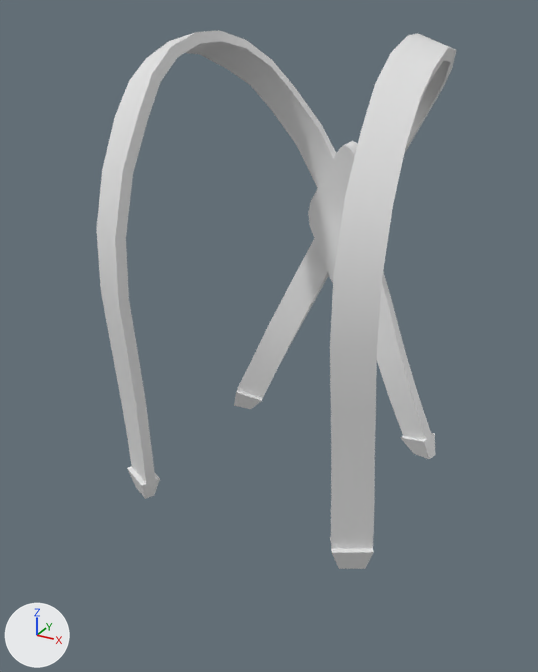
An edit to the Blender file Attires/Attires_Accessories/Attires_Accessories_Pants/Attire_Accessory_Pants_SuspendersXThin/Attire_Accessory_Pants_SuspendersXThin.blend, drawn before and after from the same camera.
Both versions are drawn from a camera (50 mm lens) standing at (0.303, -0.595, 1.536) and looking at (-0.017, -0.014, 1.245). The lights are fixed; the arrows at lower left show +X, +Y and +Z. The picture after the commit comes second.

The scene before the commit, as lines of its bpy script (objects in view):
```python
me_attire_accessory_pants_suspendersxthin = bpy.data.meshes.new('Attire_Accessory_Pants_SuspendersXThin')
me_attire_accessory_pants_suspendersxthin.from_pydata(...)  # 132 vertices, 128 faces; spans x 0.0..0.134, y -0.132..0.138, z 1.084..1.517
me_attire_accessory_pants_suspendersxthin.polygons.foreach_set('use_smooth', [True] * 128)
ob_attire_accessory_pants_suspendersxthin = bpy.data.objects.new('Attire_Accessory_Pants_SuspendersXThin', me_attire_accessory_pants_suspendersxthin)
ob_attire_accessory_pants_suspendersxthin.location = (0.0, 0.0, 0.0)
_m = ob_attire_accessory_pants_suspendersxthin.modifiers.new('Mirror', 'MIRROR')
_m.use_clip = True
```
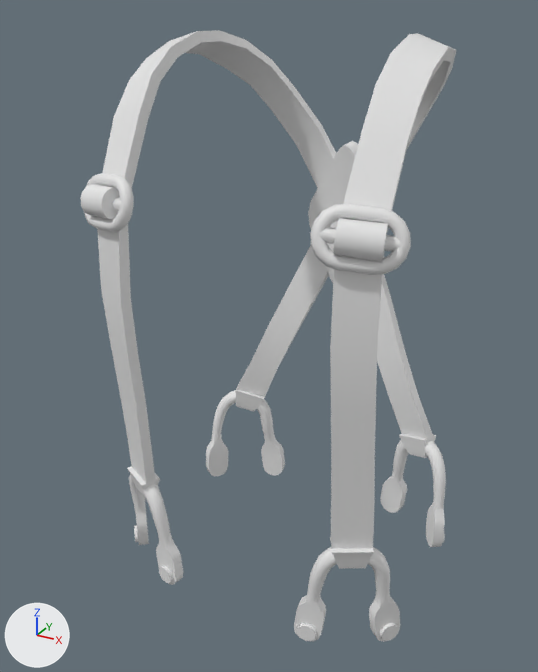
Commit message: Updated PantsSuspenders Models

What differs and where, as boxes (x1, y1, x2, y2) in the pictures (538 x 672 px):
```json
{"object": "Attire_Accessory_Pants_SuspendersXThin", "change": "reshaped", "before": [97, 30, 457, 569], "after": [80, 30, 457, 642], "on screen": "14% taller"}
{"part": 1, "of": "me_attire_accessory_pants_suspendersxthin", "change": "added", "after": [84, 173, 411, 275]}
{"part": 2, "of": "me_attire_accessory_pants_suspendersxthin", "change": "added", "after": [159, 565, 317, 641]}
{"part": 3, "of": "me_attire_accessory_pants_suspendersxthin", "change": "added", "after": [134, 525, 399, 641]}
{"part": 4, "of": "me_attire_accessory_pants_suspendersxthin", "change": "built on", "before": [234, 360, 435, 459], "after": [206, 360, 446, 547]}
{"part": 5, "of": "me_attire_accessory_pants_suspendersxthin", "change": "built on", "before": [128, 470, 374, 569], "after": [128, 470, 401, 642]}
{"part": 6, "of": "me_attire_accessory_pants_suspendersxthin", "change": "reshaped", "before": [97, 30, 453, 412], "after": [80, 30, 453, 412]}
```

The change, as JSON lines over the scene's bpy script:
```json
{"block": "me_attire_accessory_pants_suspendersxthin", "where": "# used by ob_attire_accessory_pants_suspendersxthin; location = (0.0, 0.0, 0.0)"}
{"op": "remove", "block": "me_attire_accessory_pants_suspendersxthin", "code": "me_attire_accessory_pants_suspendersxthin.from_pydata(...)  # 132 vertices, 128 faces; spans x 0.0..0.134, y -0.132..0.138, z 1.084..1.517"}
{"op": "add", "block": "me_attire_accessory_pants_suspendersxthin", "code": "me_attire_accessory_pants_suspendersxthin.from_pydata(...)  # 822 vertices, 848 faces; spans x 0.0..0.154, y -0.139..0.138, z 0.992..1.517"}
{"block": "me_attire_accessory_pants_suspendersxthin", "change": "me_attire_accessory_pants_suspendersxthin part 1: a new loose piece of 162 vertices spanning x 0.08..0.147, y -0.135..-0.102, z 1.363..1.41"}
{"block": "me_attire_accessory_pants_suspendersxthin", "change": "me_attire_accessory_pants_suspendersxthin part 2: a new loose piece of 25 vertices spanning x 0.07..0.09, y -0.122..-0.109, z 0.996..1.014"}
{"block": "me_attire_accessory_pants_suspendersxthin", "change": "me_attire_accessory_pants_suspendersxthin part 3: a new loose piece of 25 vertices spanning x 0.136..0.154, y -0.089..-0.07, z 0.996..1.014"}
{"block": "me_attire_accessory_pants_suspendersxthin", "change": "me_attire_accessory_pants_suspendersxthin part 4: 12 vertices moved from x 0.088..0.127, y 0.085..0.115, z 1.085..1.114 to x 0.085..0.125, y 0.085..0.116, z 1.099..1.114; 188 vertices added at x 0.065..0.153, y 0.062..0.12, z 0.992..1.105"}
{"block": "me_attire_accessory_pants_suspendersxthin", "change": "me_attire_accessory_pants_suspendersxthin part 5: 2 vertices removed from x 0.101..0.126, y -0.101..-0.099, z 1.084; 190 vertices added at x 0.065..0.154, y -0.119..-0.063, z 0.992..1.104"}
{"block": "me_attire_accessory_pants_suspendersxthin", "change": "me_attire_accessory_pants_suspendersxthin part 6: 16 vertices moved from x 0.095..0.131, y -0.132..0.0, z 1.304..1.517 to x 0.095..0.131, y -0.13..0.002, z 1.304..1.517; 2 vertices removed from x 0.095..0.127, y -0.105..-0.094, z 1.406..1.41; 54 vertices added at x 0.095..0.135, y -0.139..-0.097, z 1.371..1.402"}
{"block": "me_attire_accessory_pants_suspendersxthin", "change": "other edits to the shape of me_attire_accessory_pants_suspendersxthin do not show in these pictures"}
```
